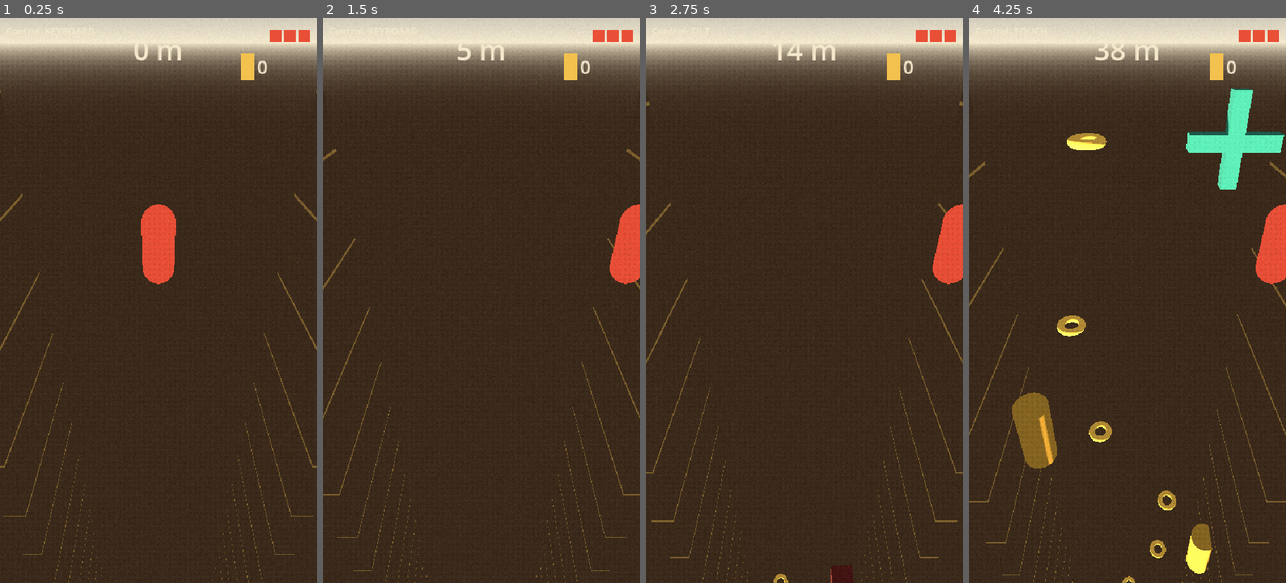
Above: before the commit, frames 1-4 (left to right).
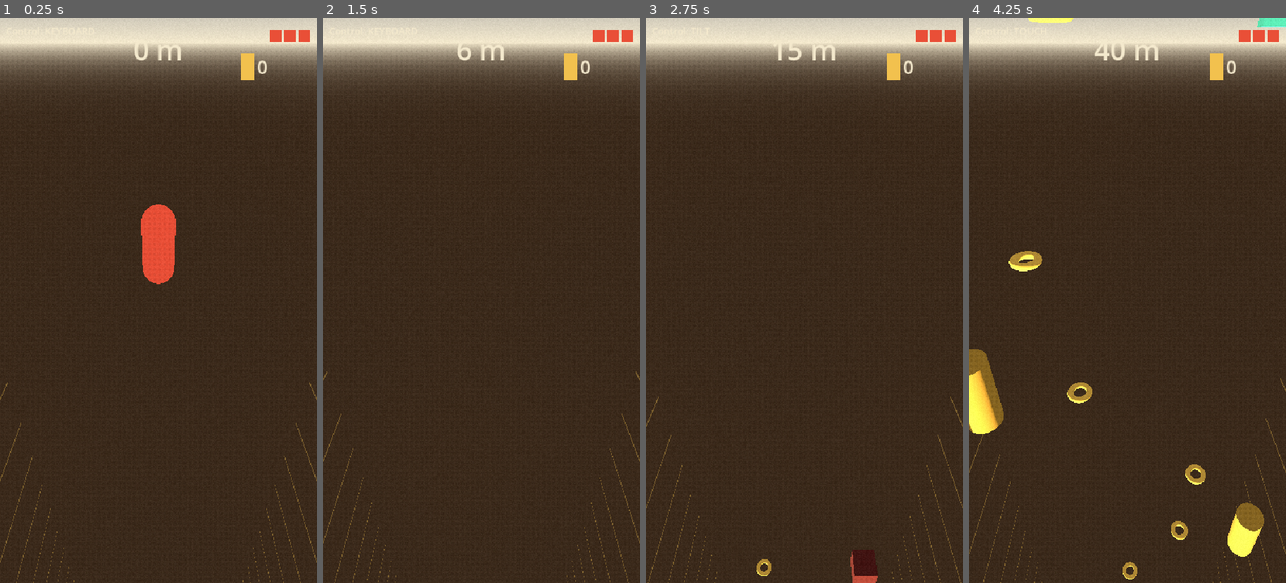
Above: after the commit, the same moments.

Repository: quvntvn/Hyperdive
Game: Godot game, scene res://scenes/game/main_game.tscn
Same seed, same stepped clock (60 frames per second), same inputs: the game is played once before the commit and once after it.
Inputs (mouse positions are in pixels of both pictures, inside the frame that each line leads up to):
- Up to frame 1 (0.25 s): no input
- Up to frame 2 (1.5 s): tap Enter at 0.5 s; move the mouse to (551, 272) at 0.52 s; hold D (move_right) 0.53-1.25 s; tap 1 at 0.6 s; click (551, 272) at 0.67 s; drag from (418, 328) to (465, 413) at 1.27 s
- Up to frame 3 (2.75 s): move the mouse to (836, 176) at 2.02 s; hold D (move_right) from 2.03 s (still down); tap 3 at 2.1 s
- Up to frame 4 (4.25 s): release D (move_right) at 2.75 s; drag from (1111, 413) to (1032, 215) at 2.77 s; move the mouse to (1222, 385) at 3.52 s; hold A (move_left) from 3.53 s (still down); tap 2 at 3.6 s

The runs differ from the first frame. In frame 1, 1.1% of the frame differs, in the area x 0-100%, y 12-100%; in frame 2, 2.1%; in frame 3, 2.5%; in frame 4, 10%, in the area x 0-100%, y 0-100%.

Commit message:
tune(world): corridor élargi à 9 unités (de ±3.25 à ±5.0)
Co-Authored-By: Claude Sonnet 4.6 <noreply@anthropic.com>

Diff:
--- a/hyperdive/scenes/gameplay/corridor_walls.tscn
+++ b/hyperdive/scenes/gameplay/corridor_walls.tscn
@@ -21,7 +21,7 @@
 script = ExtResource("Script_1")
 
 [node name="LeftWall" type="StaticBody3D" parent="."]
-transform = Transform3D(1, 0, 0, 0, 1, 0, 0, 0, 1, -3.25, 0, 0)
+transform = Transform3D(1, 0, 0, 0, 1, 0, 0, 0, 1, -5.0, 0, 0)
 
 [node name="MeshInstance3D" type="MeshInstance3D" parent="LeftWall"]
 mesh = SubResource("WallMesh_1")
@@ -31,7 +31,7 @@
 shape = SubResource("WallShape_1")
 
 [node name="RightWall" type="StaticBody3D" parent="."]
-transform = Transform3D(1, 0, 0, 0, 1, 0, 0, 0, 1, 3.25, 0, 0)
+transform = Transform3D(1, 0, 0, 0, 1, 0, 0, 0, 1, 5.0, 0, 0)
 
 [node name="MeshInstance3D" type="MeshInstance3D" parent="RightWall"]
 mesh = SubResource("WallMesh_1")
--- a/hyperdive/scripts/gameplay/coin_spawner.gd
+++ b/hyperdive/scripts/gameplay/coin_spawner.gd
@@ -7,7 +7,7 @@
 
 const SPAWN_INTERVAL_Y: float = 3.6
 const SPAWN_AHEAD: float = 30.0
-const CORRIDOR_HALF_WIDTH: float = 2.5
+const CORRIDOR_HALF_WIDTH: float = 4.0
 const DESPAWN_BEHIND: float = 15.0
 
 var _next_spawn_y: float = -SPAWN_AHEAD
--- a/hyperdive/scripts/gameplay/obstacle_spawner.gd
+++ b/hyperdive/scripts/gameplay/obstacle_spawner.gd
@@ -7,7 +7,7 @@
 
 const SPAWN_INTERVAL_Y: float = 7.2
 const SPAWN_AHEAD: float = 30.0
-const CORRIDOR_HALF_WIDTH: float = 3.0
+const CORRIDOR_HALF_WIDTH: float = 4.5
 const DESPAWN_BEHIND: float = 15.0
 
 var _next_spawn_y: float = 0.0
